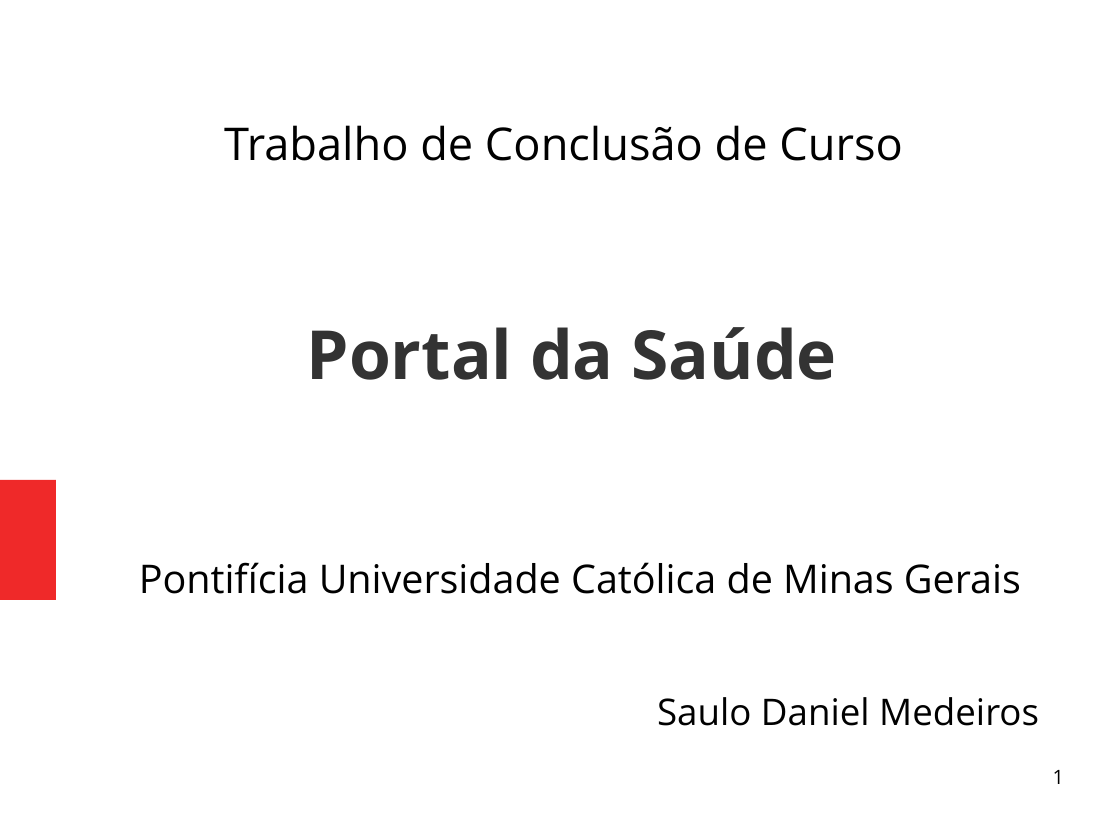
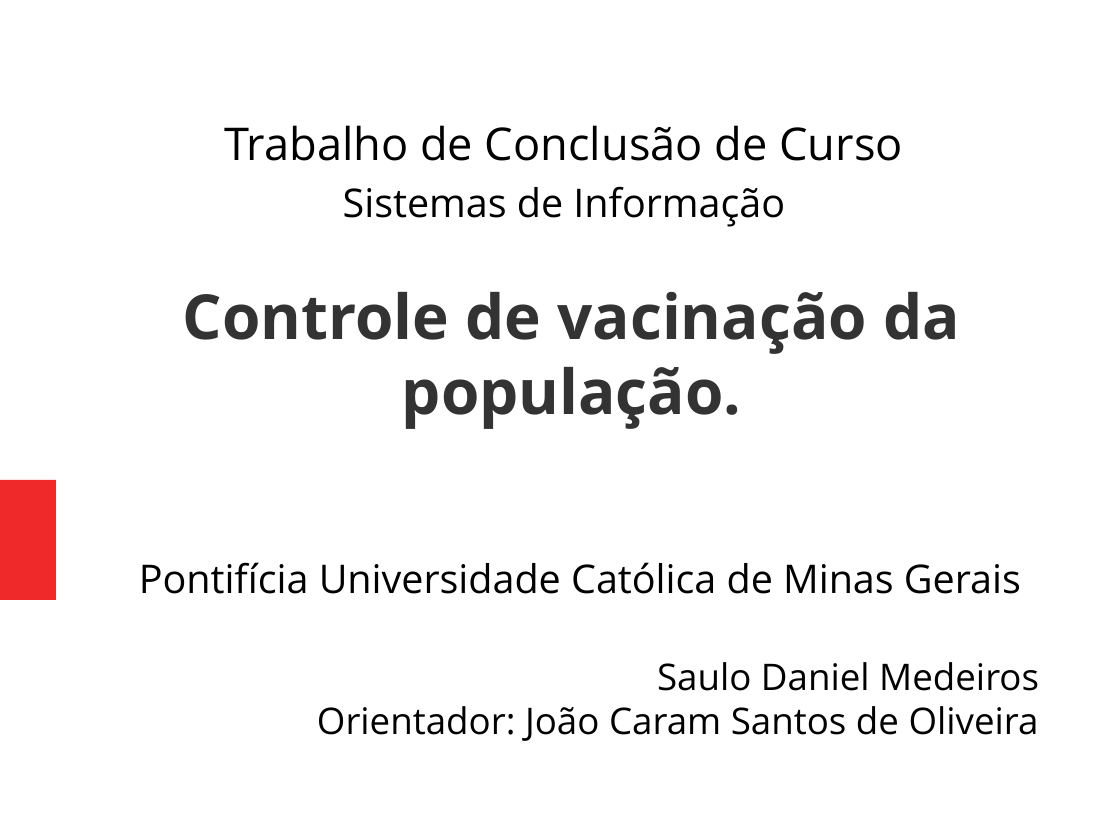
Before and after one commit to Saulodm/TCC, a slide deck: slide 1 of Apresentação/pré banca.odp. Drawn at 1120x840 pixels with LibreOffice and Linux fonts; fonts in the diff are those of the drawing. Boxes give left, top, right and bottom in pixels: in the first picture for what was removed or moved away, otherwise in the second. Text is boxed around its words. In the diff, an @@ line names an element or a change of style, - is before the commit and + after.

```diff
--- a/Apresentação/pré banca.odp
+++ b/Apresentação/pré banca.odp
@@ text added at (343, 186, 785, 227), 28 pt, text #000000 @@
+Sistemas de Informação
@@ title at (183, 292, 960, 429): text changed; size 48 to 44 pt @@
-Portal da Saúde
+Controle de vacinação da população.
@@ subtitle "Saulo Daniel Medeiros": place and size @@
-subtitle "Saulo Daniel Medeiros" at (657, 697, 1039, 726)
+subtitle "Saulo Daniel Medeiros" at (317, 662, 1039, 741)
@@ subtitle at (317, 706, 1039, 741): paragraph added @@
+Orientador: João Caram Santos de Oliveira
@@ page number removed at (1053, 770, 1064, 784) @@
-1
```
Also in this commit, not shown: 6 other slides changed, 3 slides added, 5 slides removed, 22 other files.
